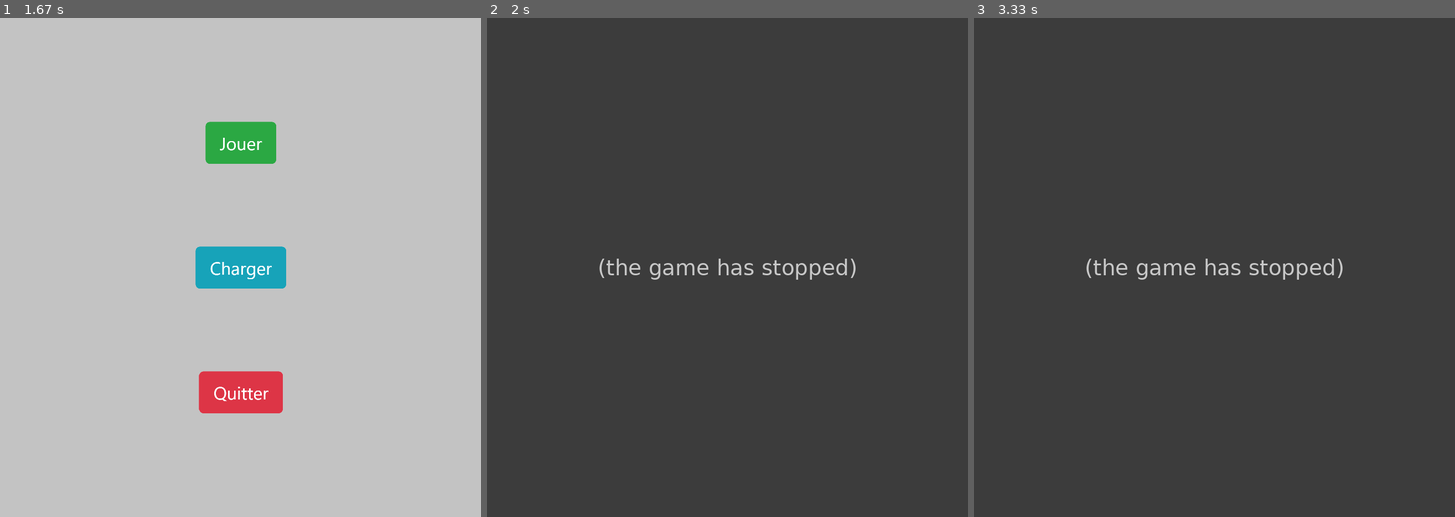
Above: before the commit, frames 1-3 (left to right).
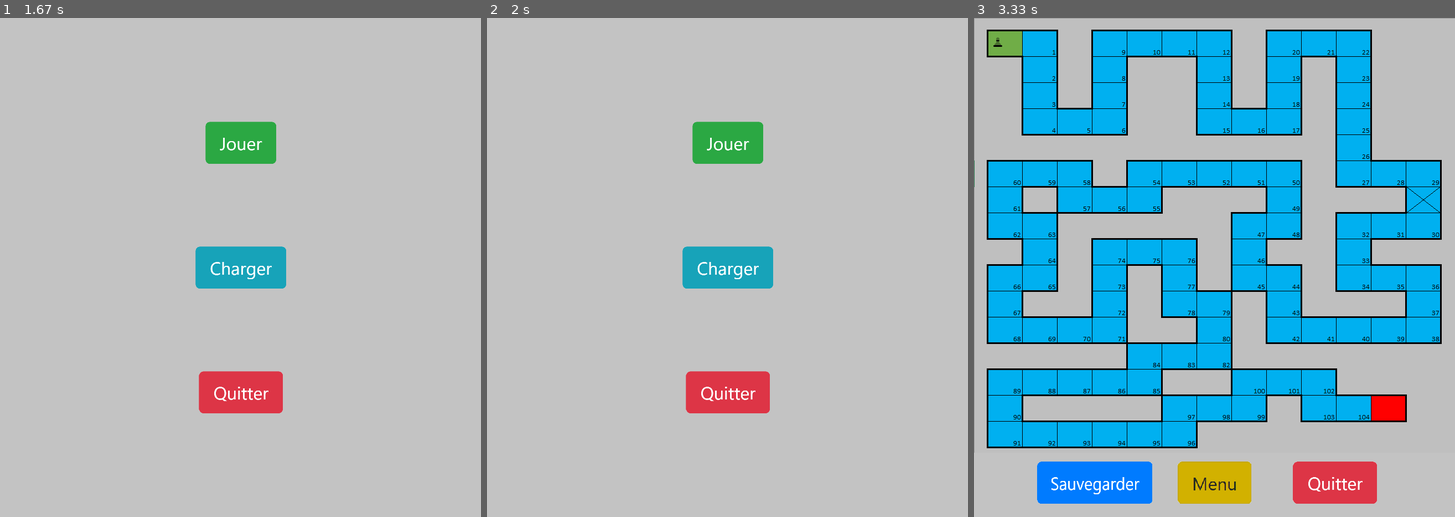
Above: after the commit, the same moments.

Repository: tw0hour/pythonApp
Game: pygame game, started from main.py
Same seed, same stepped clock (60 frames per second), same inputs: the game is played once before the commit and once after it.
Inputs (mouse positions are in pixels of both pictures, inside the frame that each line leads up to):
- Up to frame 1 (1.67 s): click (240, 267) at 0.38 s
- Up to frame 2 (2 s): click (727, 392) at 1.72 s
- Up to frame 3 (3.33 s): click (1214, 142) at 3.22 s

Frame 1 is identical in both runs. In frame 2, 100% of the frame differs, in the area x 0-100%, y 0-100%; in frame 3, 100%.
Before the commit the program exited at 1.72 s; later frames show no game.

Commit message:
button / load et confirmation box

Diff:
--- a/Game.py
+++ b/Game.py
@@ -1,6 +1,5 @@
 import json
 import random
-
 from Case import Case
 from Players import Player
 from Thimble import Thimble
@@ -101,7 +100,7 @@
             backupFile.write(saveJson)
 
     def load(self):
-        with open("ressources/backup.json") as backupFile:
+        with open("ressources/backup/backup.json") as backupFile:
             data = json.load(backupFile)
 
             self.player1.turn = data[0],
--- a/main.py
+++ b/main.py
@@ -58,9 +58,11 @@
 
 # load game
 game = Game()
+Tk().wm_withdraw()  # to hide the main window
 running = True
 
 while running:
+
     if game.is_playing:
         # game started
         game.update(screen, boardGame)
@@ -96,26 +98,42 @@
                 game.is_playing = True
 
             if quit_button_menu_rect.collidepoint(event.pos) & (game.is_playing == False):
-                running = False
-                pygame.quit()
-                print("close tab menu")
+
+                MsgBox = messagebox.askquestion('Quitter', 'Voulez vous vraiment quittter l\'application ?')
+                if MsgBox == "yes":
+                    running = False
+                    pygame.quit()
+                    print("close tab menu")
 
             if load_button_rect.collidepoint(event.pos) & (game.is_playing == False):
-                Tk().wm_withdraw()  # to hide the main window
-                messagebox.showinfo('Charger', 'pas encore opérationnel')
+                MsgBox = messagebox.askquestion('Charger', 'Voulez vous charger la derniere partie sauvegarder ?')
+                if MsgBox == "yes":
+                    game.load()
+                    game.is_playing = True
+                    game.update()
 
             # EVENT IN GAME
             if save_button_rect.collidepoint(event.pos) & game.is_playing:
-                Tk().wm_withdraw()  # to hide the main window
-                messagebox.showinfo('Sauvegarder', 'pas encore opérationnel')
+                MsgBox = messagebox.askquestion('Sauvegarder', 'Voulez vous sauvegarder et quitter ?')
+                if MsgBox == "yes":
+                    game.save()
+                    game.gameReset()
+                    game.is_playing = False
 
             if menu_button_rect.collidepoint(event.pos) & game.is_playing:
+                MsgBox = messagebox.askquestion('Menu', 'Voulez vous sauvegarder avant de retourner au menu ?')
+                if MsgBox == "yes":
+                    game.save()
+                game.gameReset()
                 game.is_playing = False
 
             if quit_button_rect.collidepoint(event.pos) & game.is_playing:
-                running = False
-                pygame.quit()
-                print("close tab menu")
+                Tk().wm_withdraw()  # to hide the main window
+                MsgBox = messagebox.askquestion('Quitter', 'Voulez vous vraiment quitter ?')
+                if MsgBox == "yes":
+                    running = False
+                    pygame.quit()
+                    print("close tab menu")
         # end mouse click
 
     # end event
